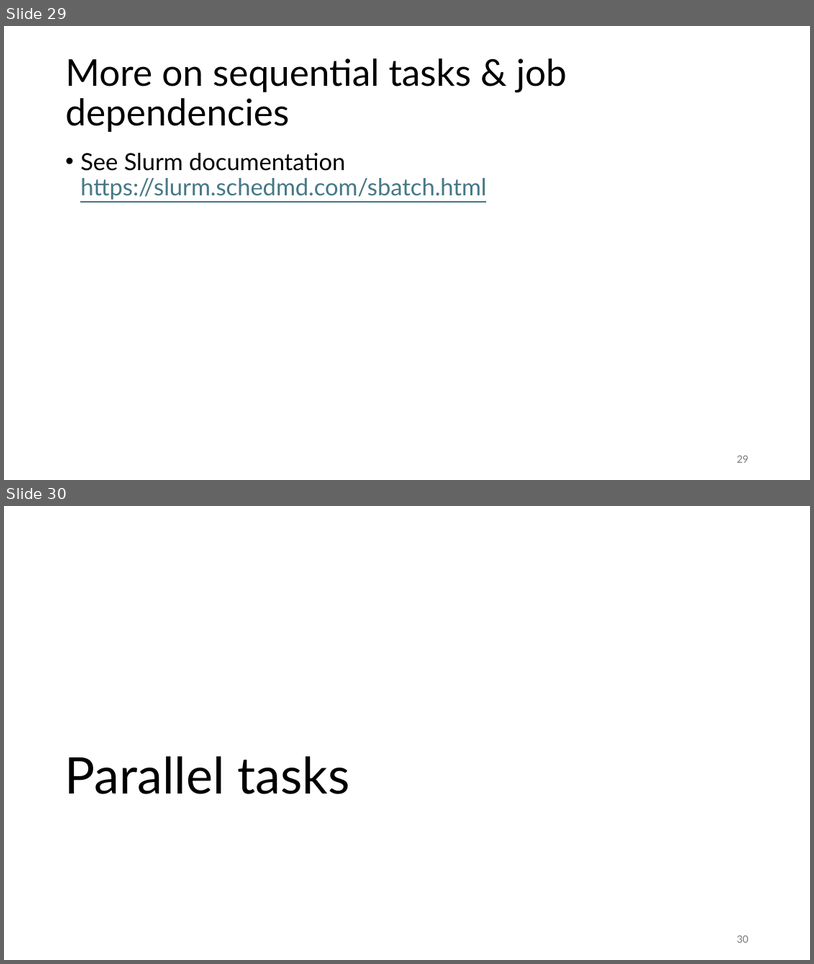
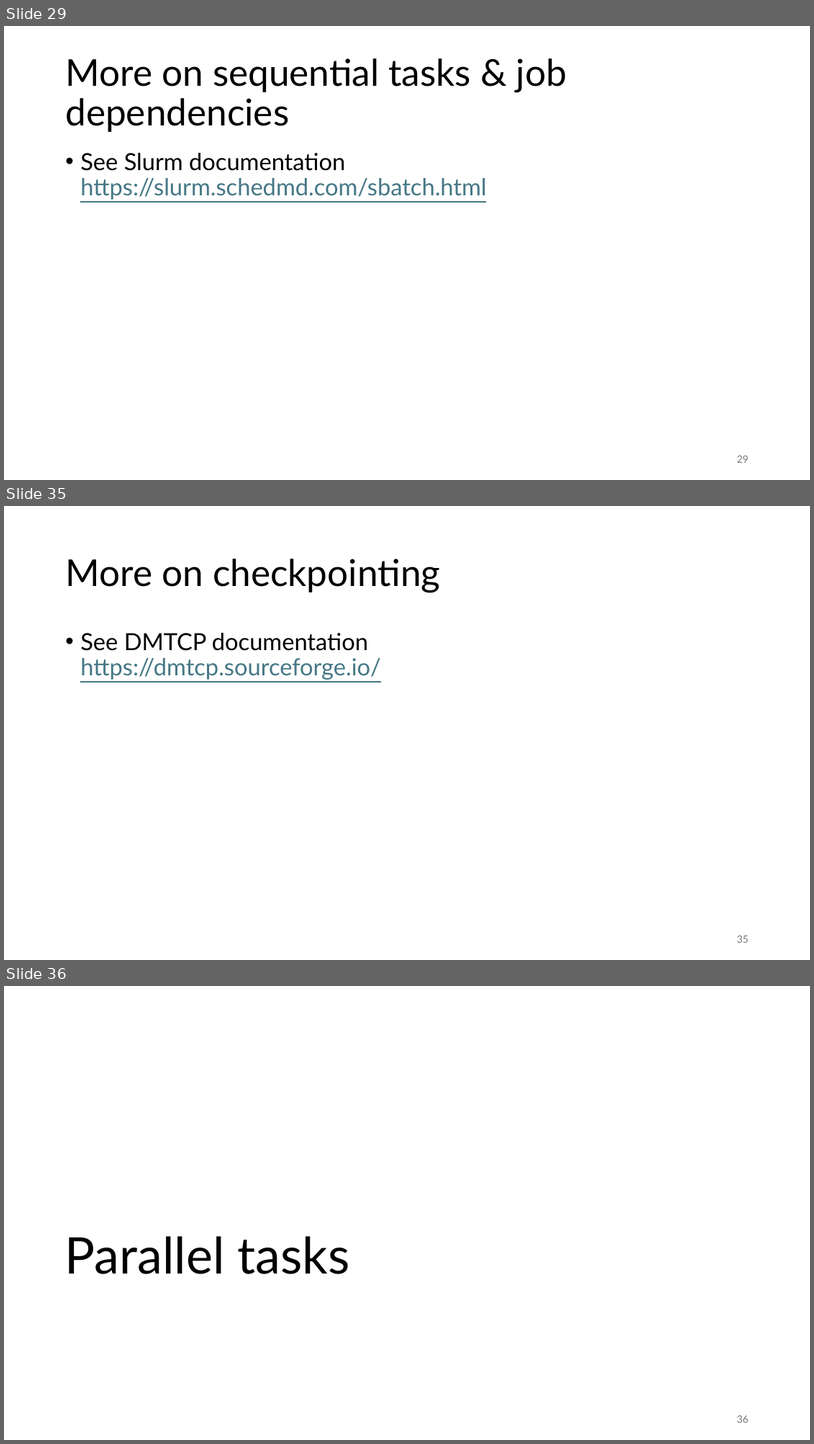
Before and after one commit to gjbex/Workflows-for-HPC, a slide deck: workflow_for_HPC.pptx. Shown one above the other, each under a label of ours: slides 29 and 30 before the commit, slides 29, 35 and 36 after it; the slides between them are not shown. The pictures are 814x964 and 814x1444 pixels, drawn with LibreOffice and Linux fonts; fonts in the diff are those of the drawing. Boxes give left, top, right and bottom in pixels: in the first picture for what was removed or moved away, otherwise in the second. Text is boxed around its words. In the diff, an @@ line names an element or a change of style, - is before the commit and + after.

Commit message:
Add DMTCP slides

```diff
--- a/workflow_for_HPC.pptx
+++ b/workflow_for_HPC.pptx
@@ slide 35 added at box(4, 506, 810, 960), background #FFFFFF @@
@@ title added at box(65, 559, 440, 592), 44 pt, text #000000 @@
+More on checkpointing
@@ text added at box(80, 633, 381, 680), 28 pt, text #467886, underline @@
+• See DMTCP documentation
+  https://dmtcp.sourceforge.io/
@@ page number added at box(737, 935, 748, 942), 12 pt, text #797979 @@
+35
@@ what was slide 30 is now slide 36 @@
@@ page number at box(737, 1415, 748, 1422): text changed @@
-30
+36
```
Also in this commit, not shown: 5 other slides added.
